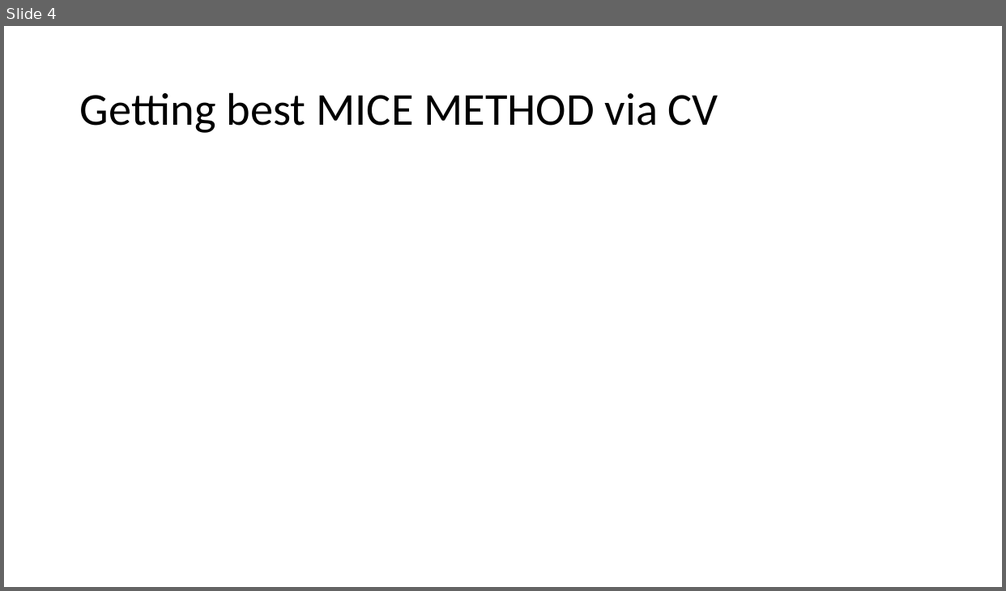
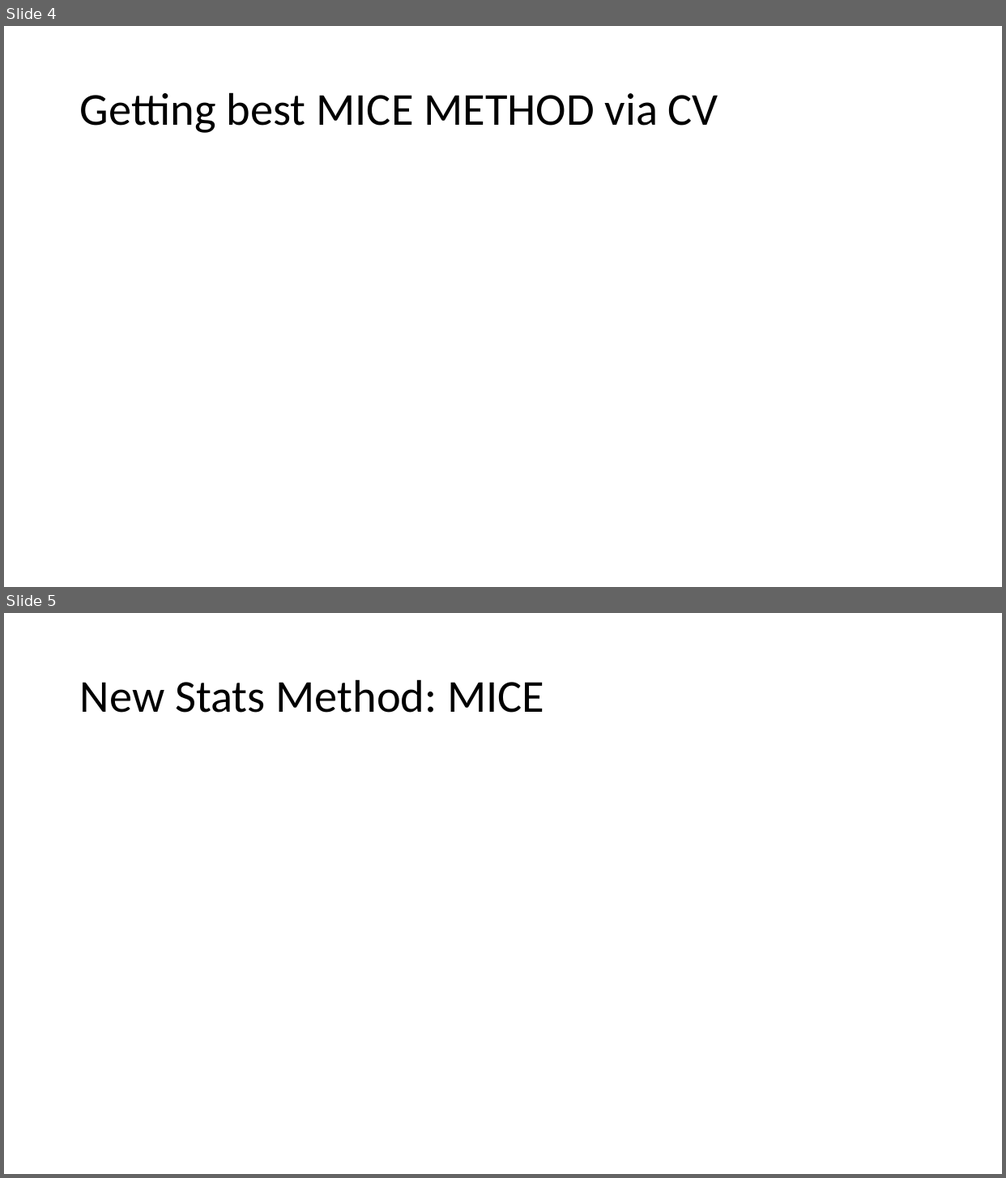
Before and after one commit to AlderCoder/Snow-finches, a slide deck: Final Presentation.pptx. Shown one above the other, each under a label of ours: slide 4 before the commit, slides 4 and 5 after it. The pictures are 1006x591 and 1006x1178 pixels, drawn with LibreOffice and Linux fonts; fonts in the diff are those of the drawing. Boxes give left, top, right and bottom in pixels: in the first picture for what was removed or moved away, otherwise in the second. Text is boxed around its words. In the diff, an @@ line names an element or a change of style, - is before the commit and + after.

```diff
--- a/Final Presentation.pptx
+++ b/Final Presentation.pptx
@@ slide 5 added at [4, 613, 1002, 1174], background #FFFFFF @@
@@ title added at [80, 679, 544, 713], 44 pt, text #000000 @@
+New Stats Method: MICE
```
Also in this commit, not shown: 1 other slide added, 1 other file.
